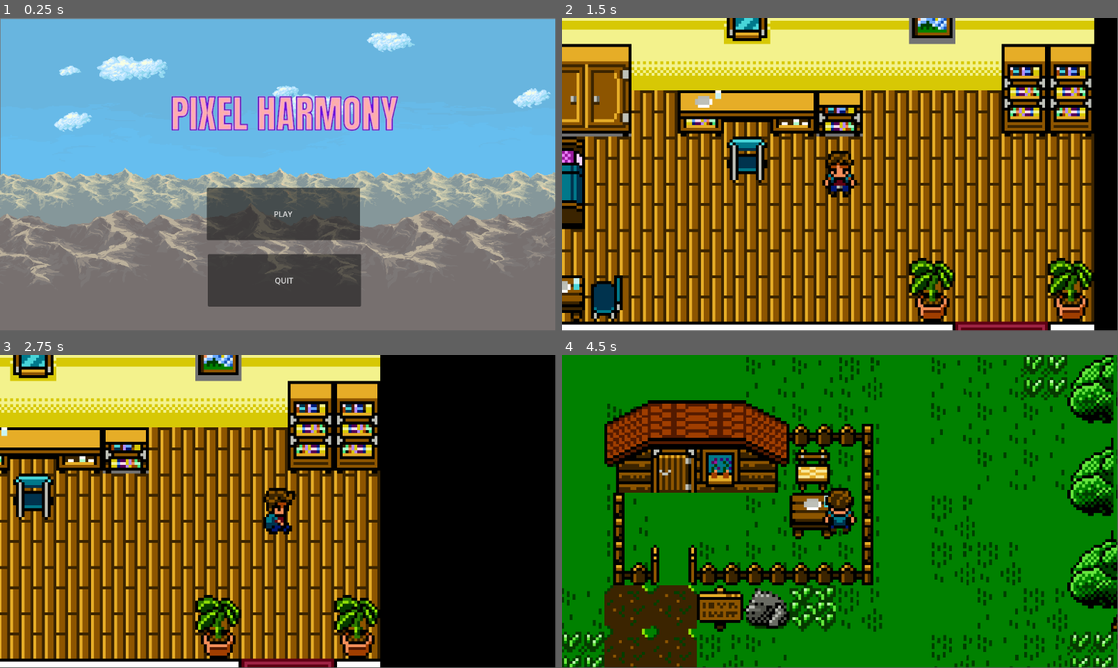
Above: before the commit, frames 1-4 (two rows, left to right).
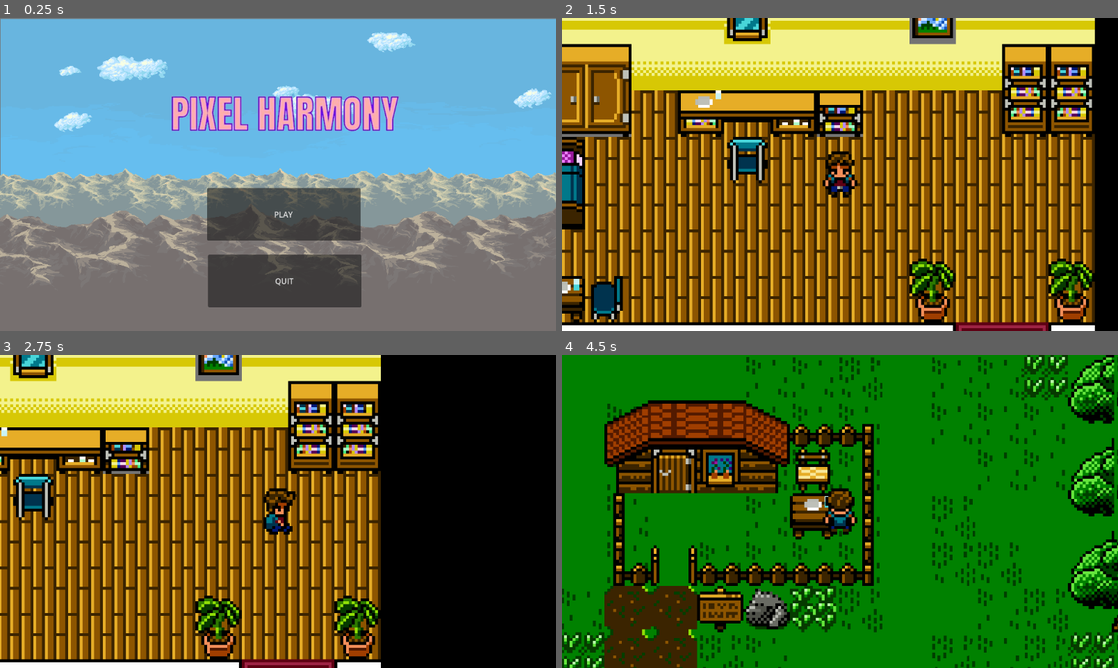
Above: after the commit, the same moments.

Repository: Mastermind-sap/nits-hacks
Game: Godot game, scene res://Main/main.tscn
Two runs of this game, one before a commit and one after it. Both use one fixed random seed, a clock stepped at 60 frames per second and the inputs below.
Inputs:
- Up to frame 1 (0.25 s): no input
- Up to frame 2 (1.5 s): click "PLAY" at 0.5 s; click "..." at 1.25 s
- Up to frame 3 (2.75 s): hold Right (right) from 2.03 s (still down)
- Up to frame 4 (4.5 s): release Right (right) at 2.78 s; hold Down (down) 2.78-3.53 s; hold Right (right) 3.53-4.28 s; hold Up (ui_up) from 4.28 s (still down)
In our replay, the window is 799x449 before the commit and 800x450 after it. These sizes can differ from the game's own. Grey fills any space a smaller window leaves; there, only what the larger window draws over its background counts as a difference.

The runs differ from the first frame. In frame 1, 3.4% of the frame differs, in the area x 0-100%, y 0-93%; in frame 2, 14%, in the area x 0-100%, y 0-100%; in frame 3, 9.4%; in frame 4, 8.0%.

Commit message:
mom calling script fix

Diff:
--- a/project.godot
+++ b/project.godot
@@ -20,6 +20,11 @@
 BgMusic="*res://background/bg_music.tscn"
 StageManager="*res://background/StageManager.tscn"
 Global="*res://global.gd"
+
+[display]
+
+window/stretch/mode="viewport"
+window/stretch/aspect="ignore"
 
 [editor_plugins]
 
--- a/scripts/mom_call.json
+++ b/scripts/mom_call.json
@@ -1 +1 @@
-[{"commands_raw":"Mom Calling.......\nRinging.....\n\n?> Acc …(506 unchanged characters)… table is a maladaptive coping mechanism. Sometimes it is just better to get ahead of the problem instead of procrastinating and delaying the inevitable.","gnode_name":"final","id":2,"name":"final","position":[520,-340]},{"commands_raw":"Me: Oh, we did not get the results yet.\n---\nMom: I see. Well do let me know!\n->final","gnode_name":"lie","id":3,"name":"lie","position":[360,-260]},{"commands_raw":"Me: Well... I wont lie to you. I didn't go well as I'd hoped, but I promise to do better.\n---\nMom: Ah, I see. It is what it is. Hopefully you do better next time.\n->final","gnode_name":"truth","id":4,"name":"truth","position":[320,-400]}]
+[{"commands_raw":"Mom Calling.......\nRinging.....\n\n?> Acc …(506 unchanged characters)… table is a maladaptive coping mechanism.\n---\nSometimes it is just better to get ahead of the problem instead of procrastinating and delaying the inevitable.","gnode_name":"final","id":2,"name":"final","position":[520,-340]},{"commands_raw":"Me: Oh, we did not get the results yet.\n---\nMom: I see. Well do let me know!\n---\n->final","gnode_name":"lie","id":3,"name":"lie","position":[360,-260]},{"commands_raw":"Me: Well... I wont lie to you. I didn't go well as I'd hoped, but I promise to do better.\n---\nMom: Ah, I see. It is what it is. Hopefully you do better next time.\n---\n->final","gnode_name":"truth","id":4,"name":"truth","position":[320,-400]}]
